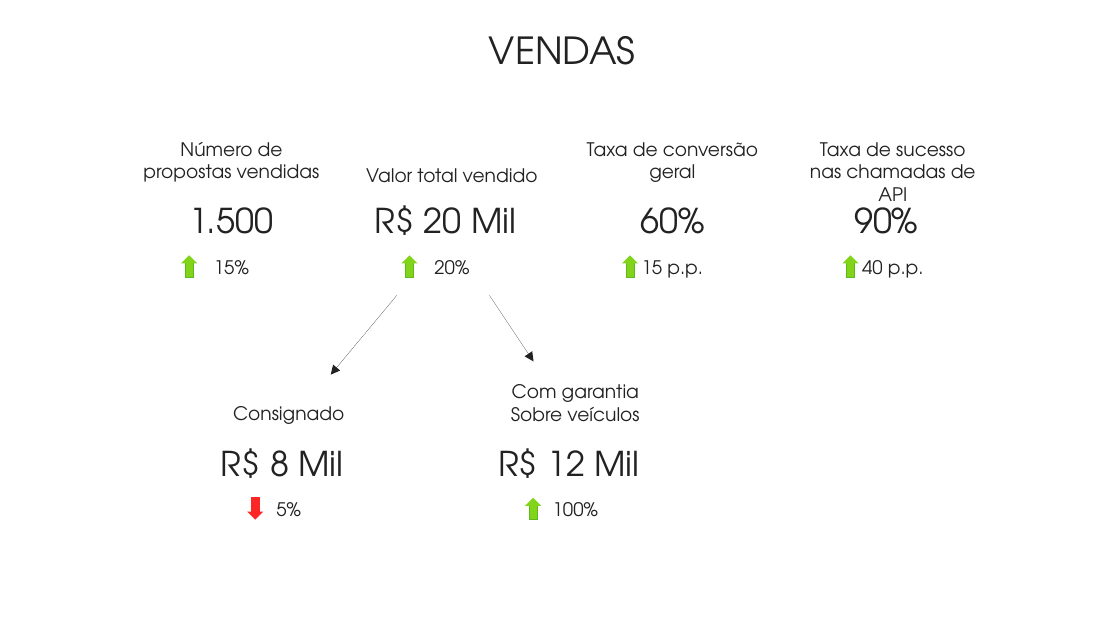
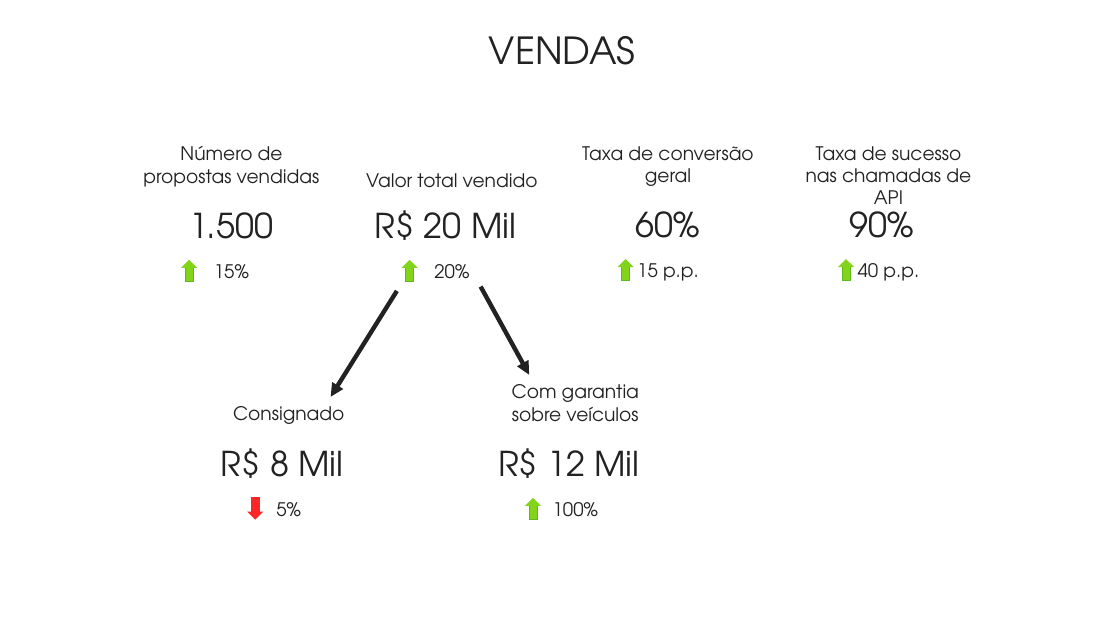
Before and after one commit to pedropark99/Personal-website, a slide deck: slide 2 of posts/2023/2023-01-20-storytelling/report-exemplo.pptx. Drawn at 1120x630 pixels with LibreOffice and Linux fonts; fonts in the diff are those of the drawing. Boxes give left, top, right and bottom in pixels: in the first picture for what was removed or moved away, otherwise in the second. Text is boxed around its words. In the diff, an @@ line names an element or a change of style, - is before the commit and + after.

Commit message:
Add more slides to ppt

```diff
--- a/posts/2023/2023-01-20-storytelling/report-exemplo.pptx
+++ b/posts/2023/2023-01-20-storytelling/report-exemplo.pptx
@@ 6 texts, 2 rectangles, 2 freeform shapes: place and size @@
-6 texts, 2 rectangles, 2 freeform shapes at [143,142,538,278]
+6 texts, 2 rectangles, 2 freeform shapes at [143,146,538,281]
@@ 6 texts, 2 rectangles, 2 freeform shapes: place and size @@
-6 texts, 2 rectangles, 2 freeform shapes at [587,142,976,278]
+6 texts, 2 rectangles, 2 freeform shapes at [582,146,971,281]
@@ arrow moved from (396, 296) - (330, 375) to (396, 291) - (330, 396) @@
@@ arrow (396, 291) - (330, 396): stroke #222222 0 pt to #222222 2.83 pt @@
@@ arrow moved from (489, 296) - (533, 362) to (480, 287) - (529, 375) @@
@@ arrow (480, 287) - (529, 375): stroke #222222 0 pt to #222222 2.83 pt @@
@@ text at [512,407,638,422]: text changed @@
-Sobre veículos
+sobre veículos
```
Also in this commit, not shown: 2 slides added, 2 other files.
